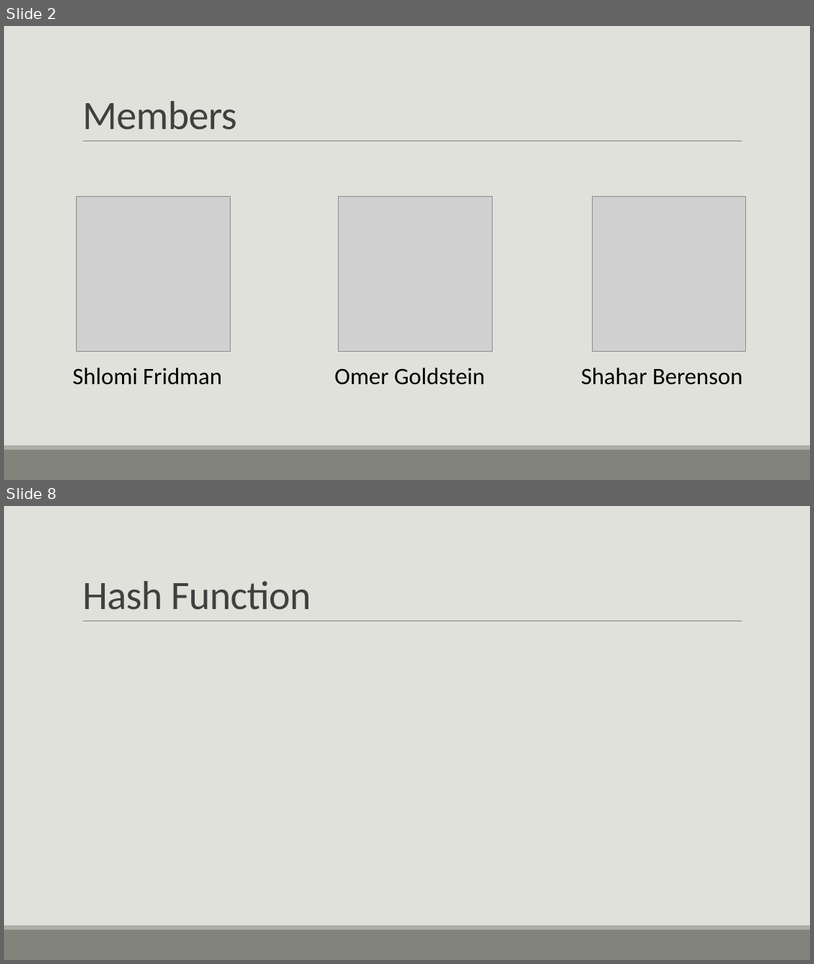
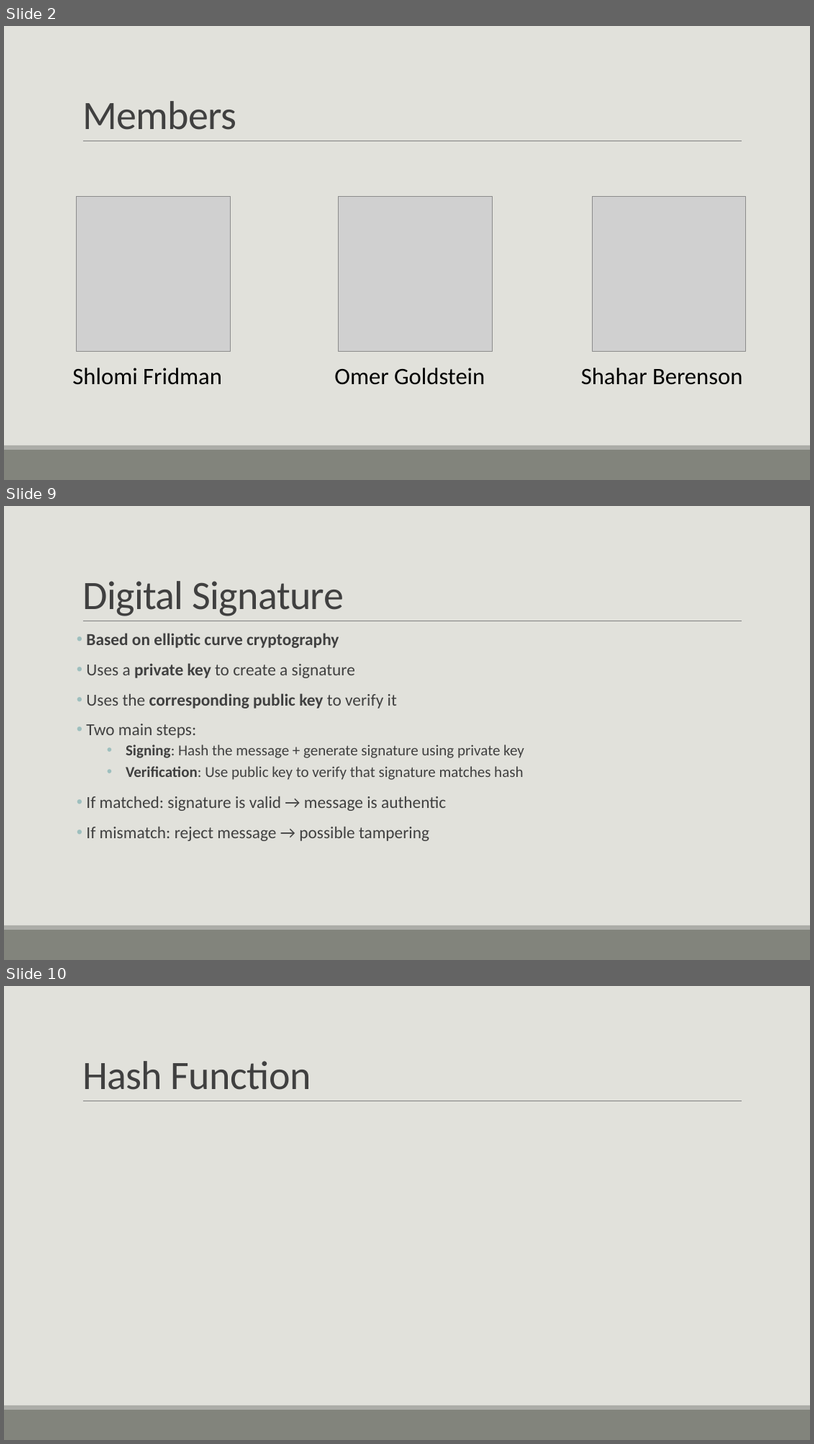
Before and after one commit to ShlomiFridman/CryptoProject2025, a slide deck: Blowfish.pptx. Shown one above the other, each under a label of ours: slides 2 and 8 before the commit, slides 2, 9 and 10 after it; the slides between them are not shown. The pictures are 814x964 and 814x1444 pixels, drawn with LibreOffice and Linux fonts; fonts in the diff are those of the drawing; grey boxes stand for pictures. Boxes give left, top, right and bottom in pixels: in the first picture for what was removed or moved away, otherwise in the second. Text is boxed around its words. In the diff, an @@ line names an element or a change of style, - is before the commit and + after.

```diff
--- a/Blowfish.pptx
+++ b/Blowfish.pptx
@@ slide 9 added at [4,506,810,960], background #E1E1DB; not listed: 3 template elements that a slide beside it also shows @@
@@ title added at [82,581,344,616], 48 pt, text #404040 @@
+Digital Signature
@@ text added at [86,633,525,841], 20 pt, text #404040 @@
+• Based on elliptic curve cryptography
+• Uses a private key to create a signature
+• Uses the corresponding public key to verify it
+• Two main steps:
+  • Signing: Hash the message + generate signature using private key
+  • Verification: Use public key to verify that signature matches hash
+• If matched: signature is valid → message is authentic
+• If mismatch: reject message → possible tampering
@@ what was slide 8 is now slide 10 @@
```
Also in this commit, not shown: 5 slides changed, 1 other slide added.
